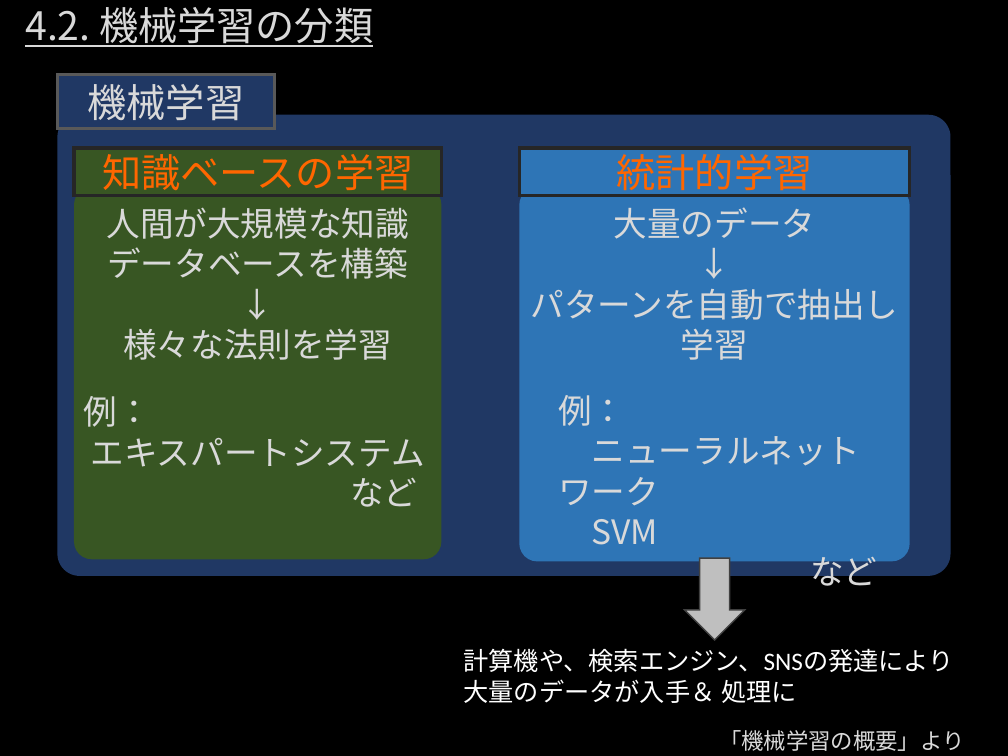
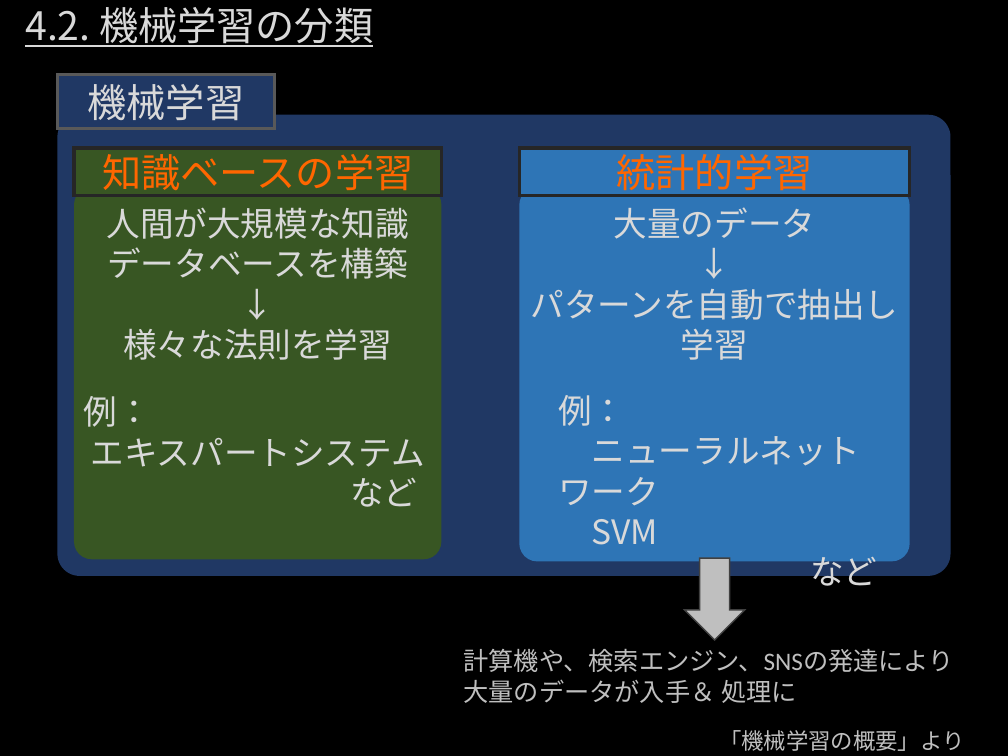
Before and after one commit to rurusasu/Diary, a slide deck: slide 16 of AIについて.pptx. Drawn at 1008x756 pixels with LibreOffice and Linux fonts; fonts in the diff are those of the drawing. Boxes give left, top, right and bottom in pixels: in the first picture for what was removed or moved away, otherwise in the second. Text is boxed around its words. In the diff, an @@ line names an element or a change of style, - is before the commit and + after.

```diff
--- a/AIについて.pptx
+++ b/AIについて.pptx
@@ text "計算機や、検索エンジン、SNSの発達により大量のデータが入手＆ 処理に" at box(463, 649, 953, 703): text colour #FFFFFF to #BFBFBF @@
@@ text "「機械学習の概要」より" at box(719, 730, 964, 751): text colour #D9D9D9 to #BFBFBF @@
```
Also in this commit, not shown: 2 other slides changed, 6 slides added, 6 other files.
